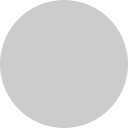
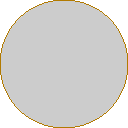
Layers edited between the first and the second 128×128 image:
added layer "レイヤー 2" above "レイヤー 1" over (0, 0, 128, 128)
